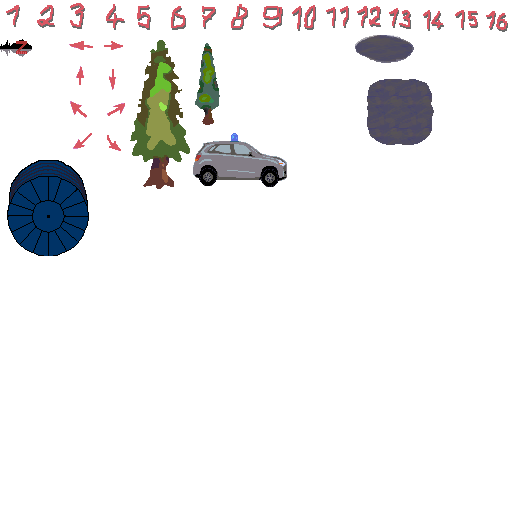
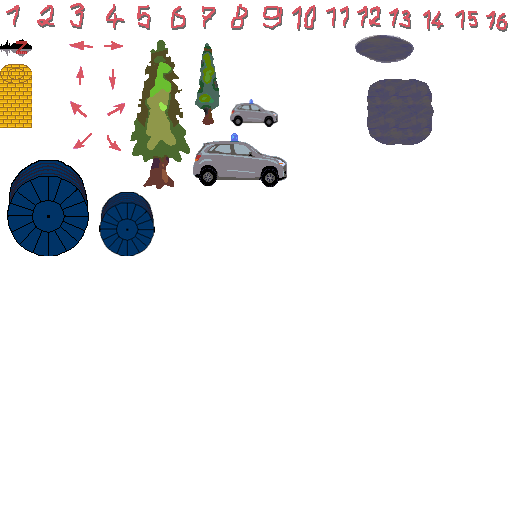
Before/after of a 512 × 512 layered artwork. What changed in the layer stack:
pixels changed over (0, 64, 278, 256) (layer not identified)
